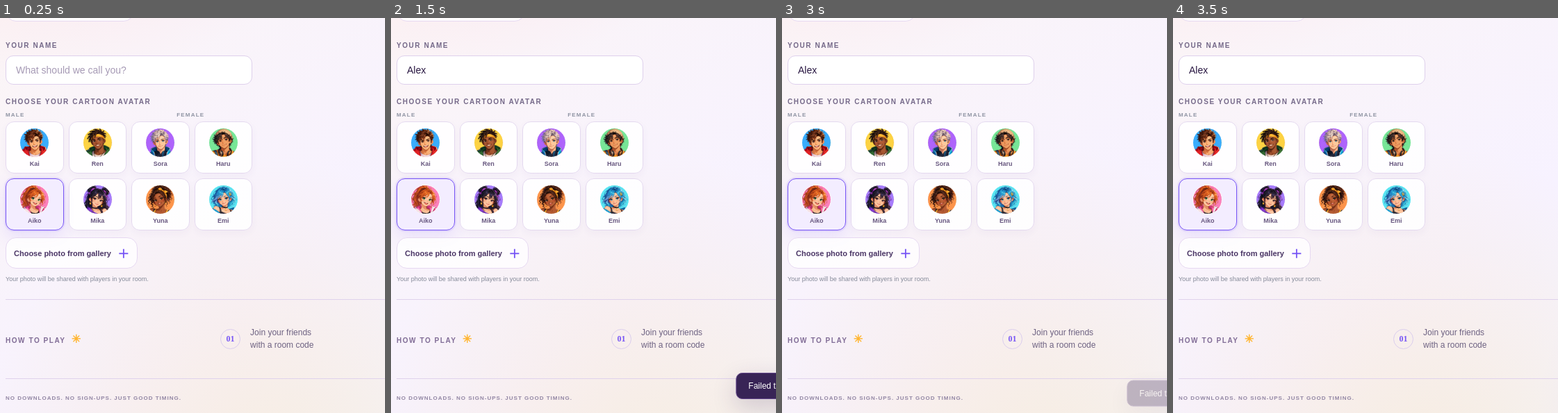
Above: before the commit, frames 1-4 (left to right).
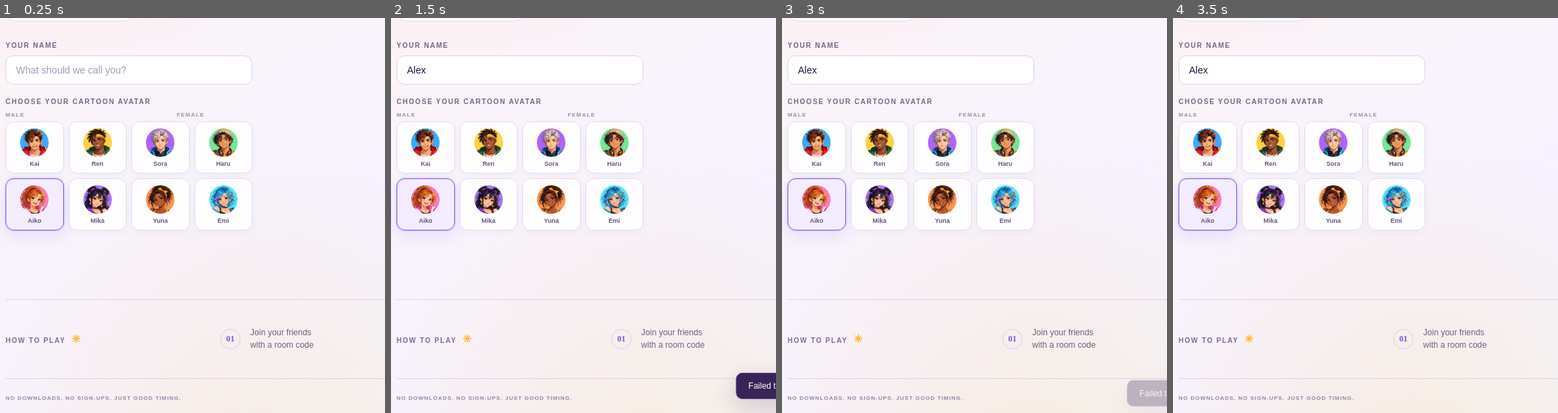
Above: after the commit, the same moments.

Repository: chithranainar/Multiplayer_Game
Game: browser game, page public/index.html
Two runs of this game, one before a commit and one after it. Both use one fixed random seed, a clock stepped at 60 frames per second and the inputs below.
Inputs (mouse positions are % of the whole screen's width and height, from its top left):
- Up to frame 1 (0.25 s): no input
- Up to frame 2 (1.5 s): click (17, 57) at 0.27 s; type "Alex" at 0.27 s; click "Play solo vs computer ✦" at 0.52 s; tap Space at 1.1 s
- Up to frame 3 (3 s): tap Space at 1.6, 2.1, 2.6 s
- Up to frame 4 (3.5 s): tap Space at 3.1 s
The pictures show only the part of the screen within x 0-50%, y 50-100%; the shares and areas given below are measured in that part.

The runs differ from the first frame. In frame 1, 0.5% of the frame differs, in the area x 1-39%, y 55-67%; in frame 2, 0.5%; in frame 3, 0.5%; in frame 4, 0.5%.
Error after the commit: TypeError: Cannot read properties of null (reading 'addEventListener')

Commit message:
Remove gallery photo avatar picker

Diff:
--- a/public/index.html
+++ b/public/index.html
@@ -24,7 +24,7 @@
         <div class="actions"><button class="btn btn-primary" id="createBtn">Create a multiplayer room <span>↗</span></b …(194 unchanged characters)…
         <form id="joinForm" class="join-form hidden"><label for="roomCode">ROOM CODE</label><div class="join-row"><input id="roomCode" maxlength="6" placeholder="e.g. 4K8P2Q" autocomplete="off"/><button class="btn btn-primary" type="submit">Join <span>→</span></button></div></form>
         <div class="name-field"><label for="playerName">YOUR NAME</label><input id="playerName" maxlength="16" placeholder="What should we call you?" autocomplete="nickname"/></div>
-        <div class="avatar-field"><label>CHOOSE YOUR CARTOON …(147 unchanged characters)… up" aria-label="Choose a male or female anime-style avatar"></div><div class="gallery-upload"><button type="button" class="btn btn-secondary gallery-button" id="uploadAvatarBtn">Choose photo from gallery <span>＋</span></button><input id="avatarFile" type="file" accept="image/*" hidden/><small>Your photo will be shared with players in your room.</small></div></div>
+        <div class="avatar-field"><label>CHOOSE YOUR CARTOON …(147 unchanged characters)… up" aria-label="Choose a male or female cartoon avatar"></div></div>
       </div>
       <div class="hero-art" aria-hidden="true"><div class="art-orbit orbit-one"></div><div class="art-orbit orbit-two"> …(420 unchanged characters)…
       <div class="how-strip"><div class="how-title">HOW TO PLAY <span>✳</span></div><div class="how-item"><b>01</b><spa …(248 unchanged characters)…
